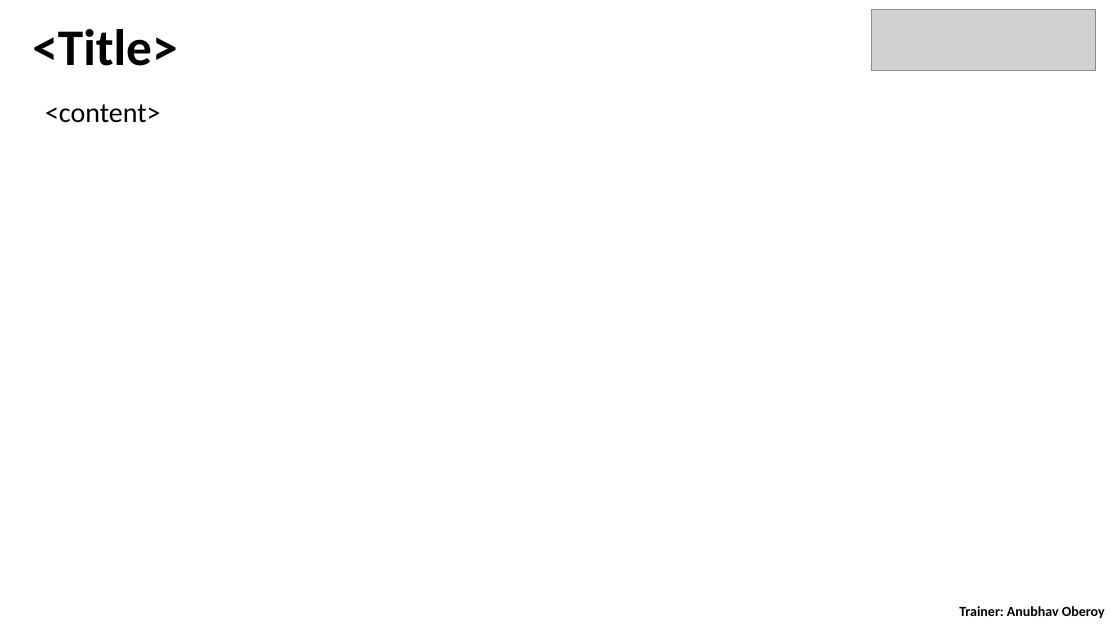
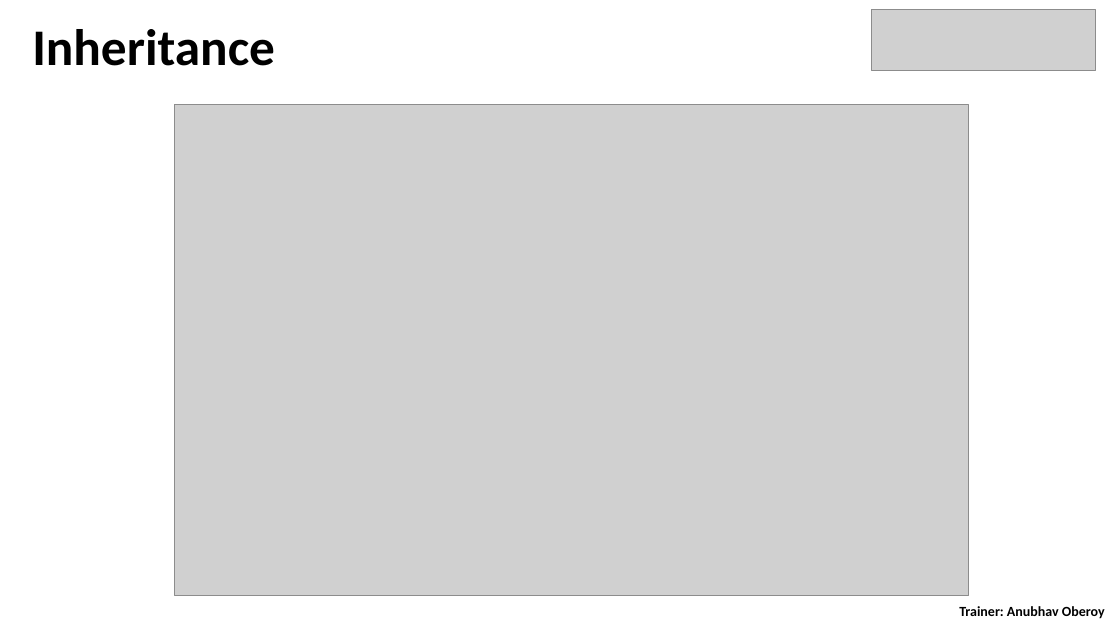
Before and after one commit to Grayser93/S4D400_Introduction_to_ABAP_on_S4HANA, a slide deck: slide 24 of day 4/S4D400 - Day 4.pptx. Drawn at 1120x630 pixels with LibreOffice and Linux fonts; fonts in the diff are those of the drawing; grey boxes stand for pictures. Boxes give left, top, right and bottom in pixels: in the first picture for what was removed or moved away, otherwise in the second. Text is boxed around its words. In the diff, an @@ line names an element or a change of style, - is before the commit and + after.

```diff
--- a/day 4/S4D400 - Day 4.pptx
+++ b/day 4/S4D400 - Day 4.pptx
@@ text at bbox=[32, 29, 275, 66]: text changed @@
-<Title>
+Inheritance
@@ text removed at bbox=[45, 104, 161, 123] @@
-<content>
@@ picture added at bbox=[175, 105, 969, 596] @@
```
Also in this commit, not shown: 10 other slides changed, 1 slide added, 11 slides removed, 6 other files.
